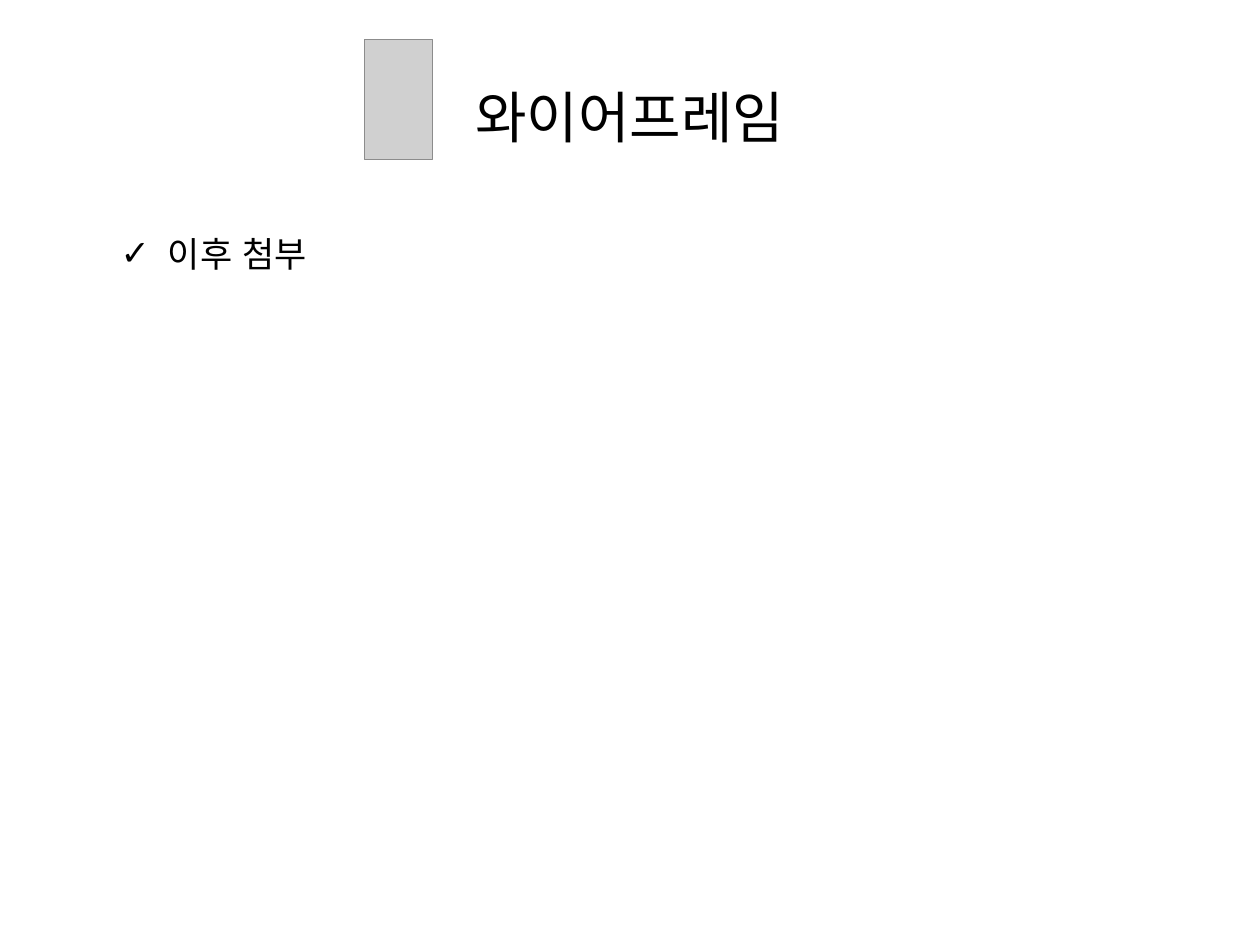
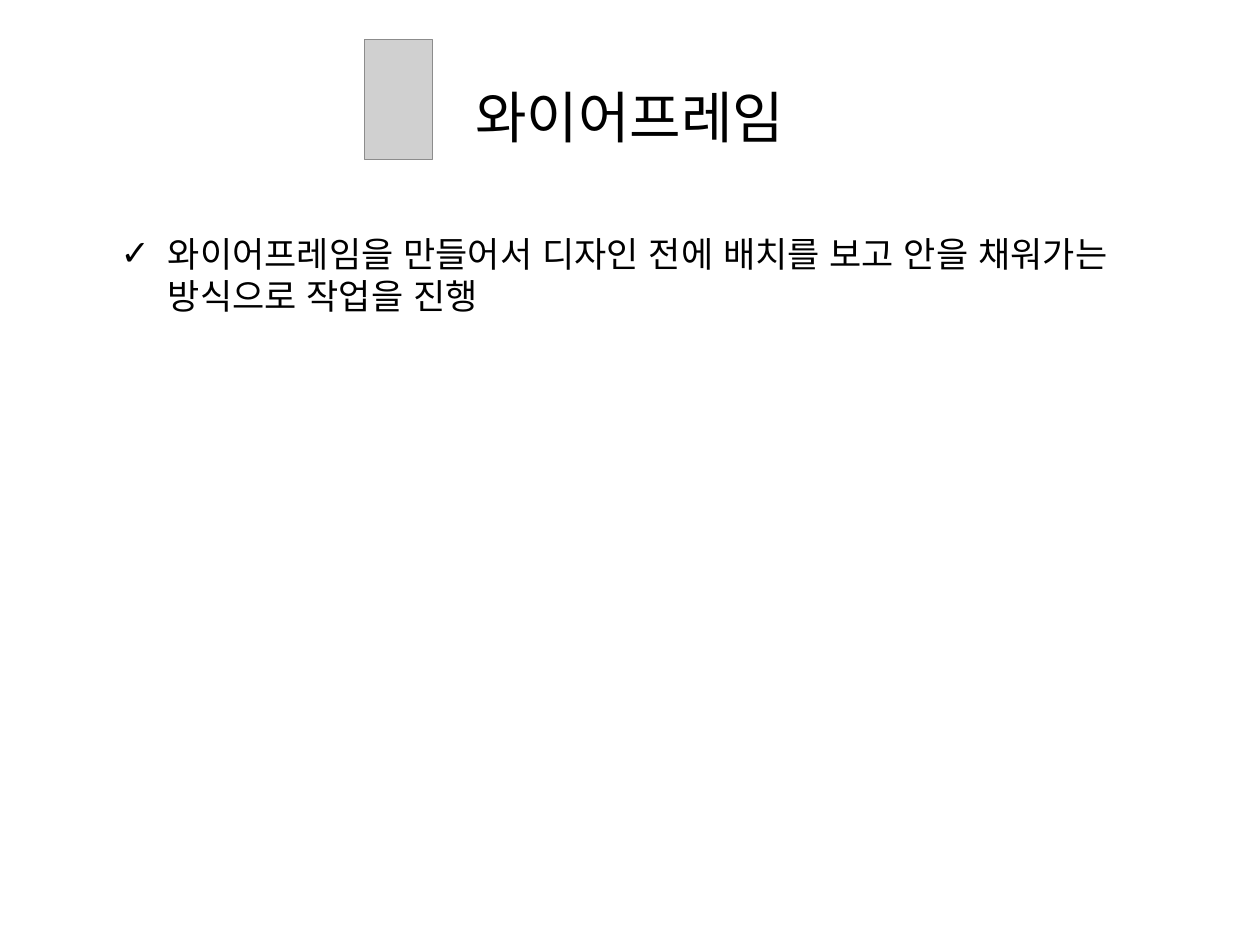
Before and after one commit to grapePrince/planthounse, a slide deck: slide 16 of presentation/디자인발표.ppt. Drawn at 1260x945 pixels with LibreOffice and Linux fonts; fonts in the diff are those of the drawing; grey boxes stand for pictures. Boxes give left, top, right and bottom in pixels: in the first picture for what was removed or moved away, otherwise in the second. Text is boxed around its words. In the diff, an @@ line names an element or a change of style, - is before the commit and + after.

```diff
--- a/presentation/디자인발표.ppt
+++ b/presentation/디자인발표.ppt
@@ text at (x1=168, y1=238, x2=1107, y2=312): text changed @@
-✓ 이후 첨부
+✓ 와이어프레임을 만들어서 디자인 전에 배치를 보고 안을 채워가는 방식으로 작업을 진행
```
Also in this commit, not shown: 2 other files.
